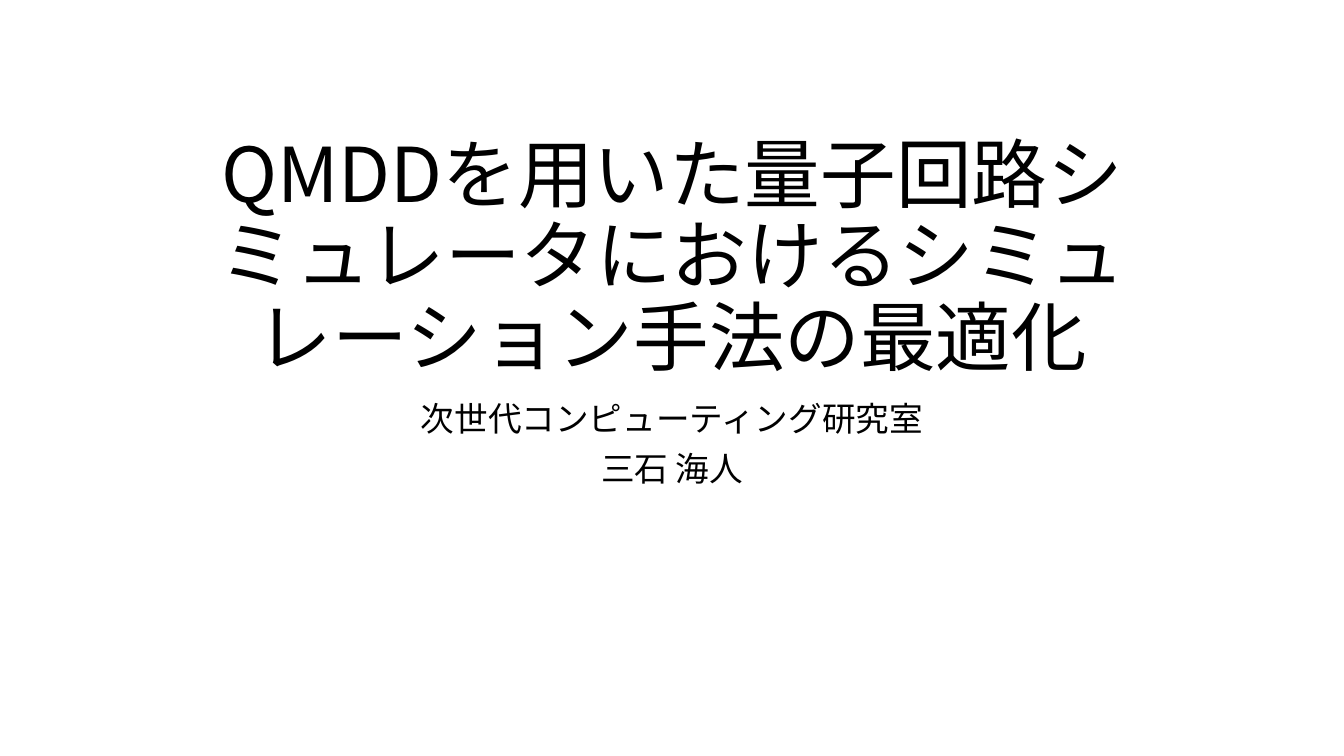
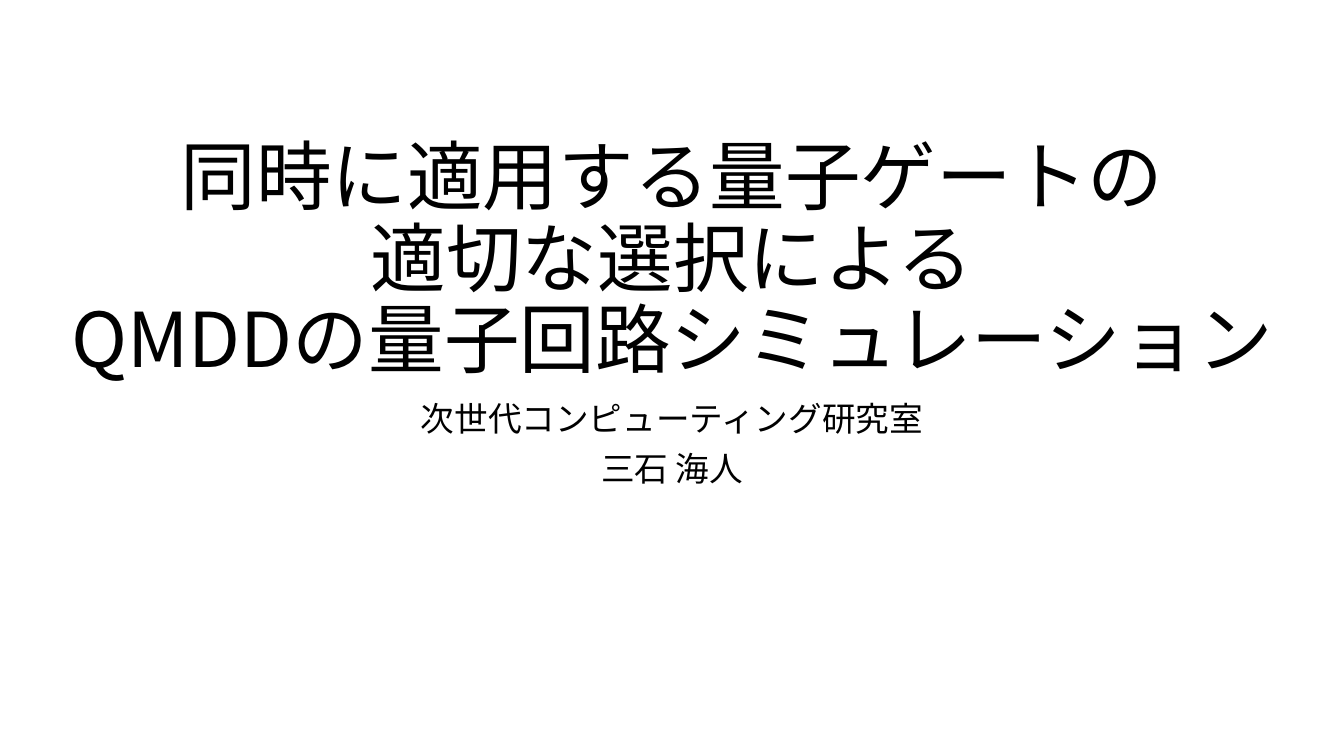
Before and after one commit to uj151133/my_quantum_simulator_with_gpu, a slide deck: slide 1 of docs/ark_theme_presentation_slide.pptx. Drawn at 1344x756 pixels with LibreOffice and Linux fonts; fonts in the diff are those of the drawing. Boxes give left, top, right and bottom in pixels: in the first picture for what was removed or moved away, otherwise in the second. Text is boxed around its words. In the diff, an @@ line names an element or a change of style, - is before the commit and + after.

```diff
--- a/docs/ark_theme_presentation_slide.pptx
+++ b/docs/ark_theme_presentation_slide.pptx
@@ title at box(71, 140, 1272, 381): text changed @@
-QMDDを用いた量子回路シミュレータにおけるシミュレーション手法の最適化
+同時に適用する量子ゲートの
+適切な選択による
+QMDDの量子回路シミュレーション
```
Also in this commit, not shown: 9 other slides changed, 1 slide added, 35 other files.
